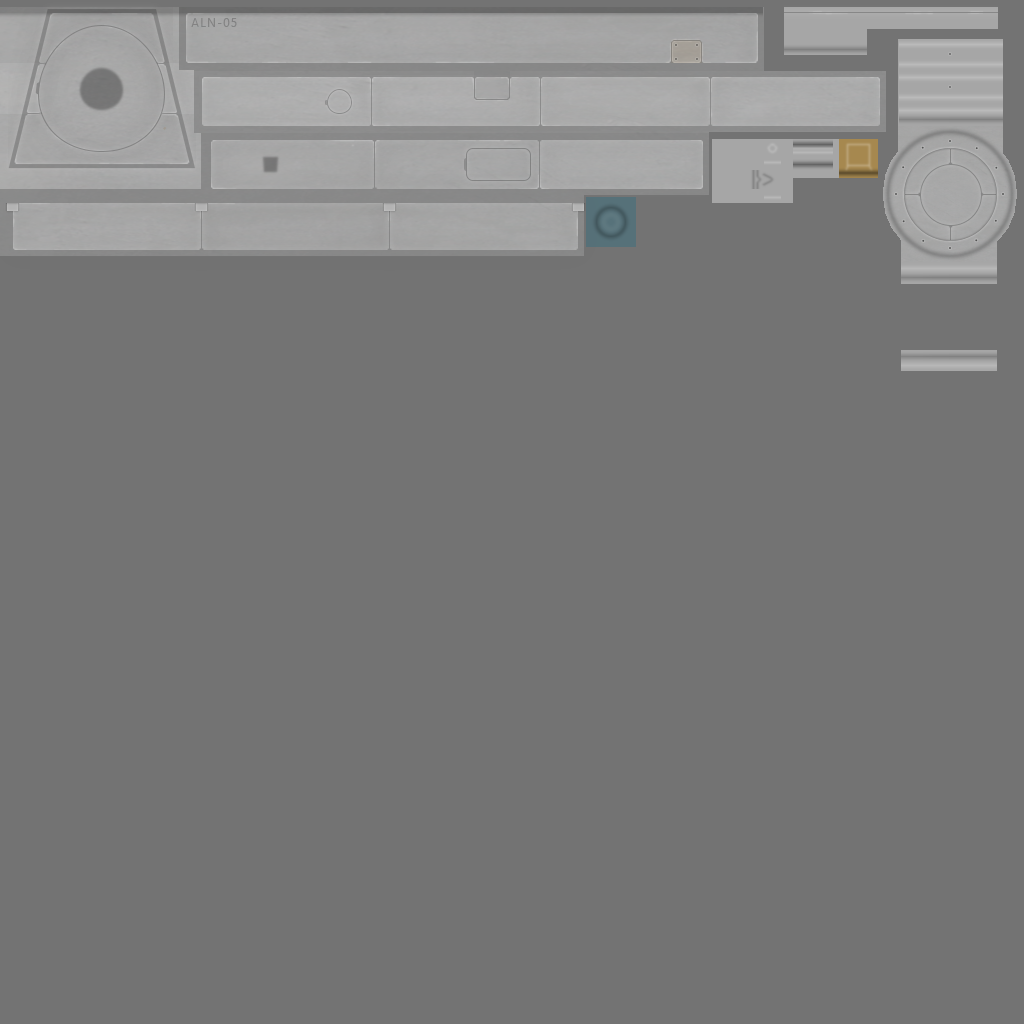
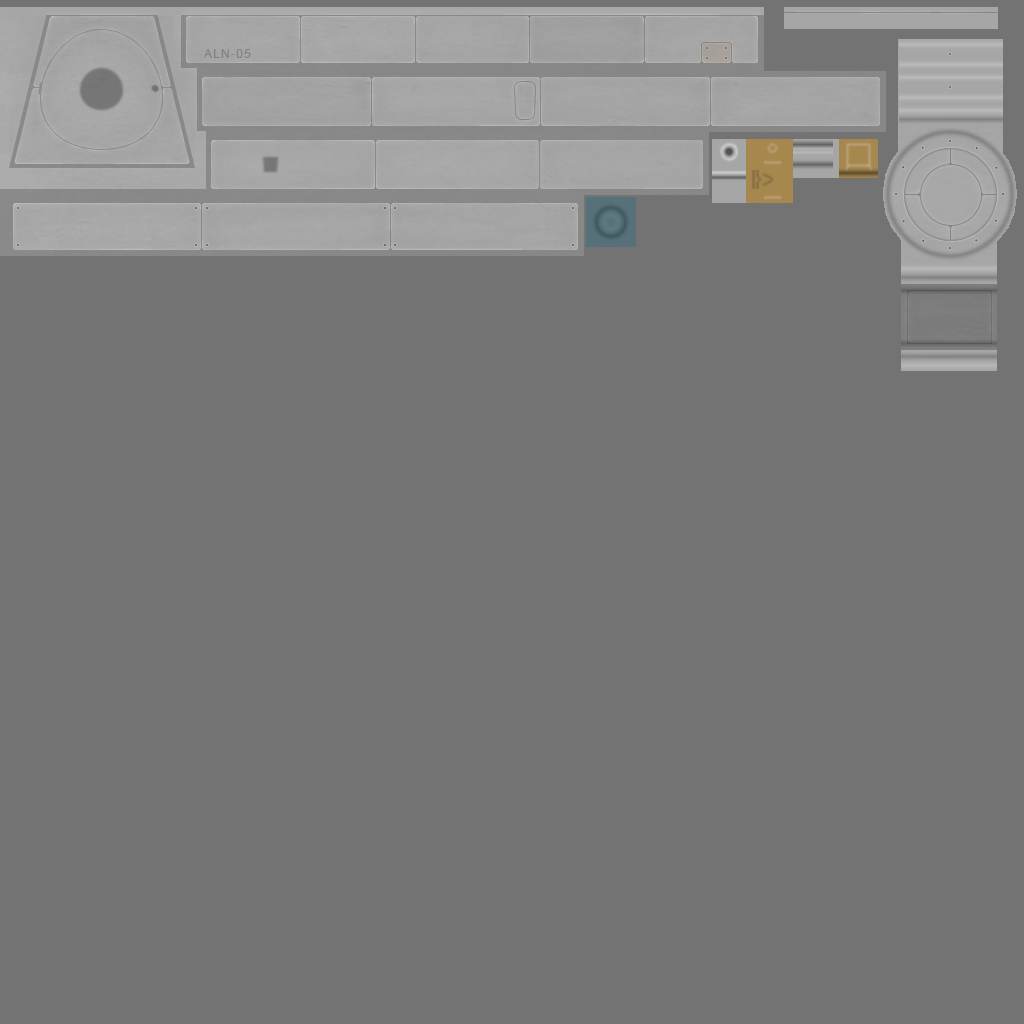
Before/after of a (1024, 1024) layered artwork. What changed in the layer stack:
added layer "Plate Low" above "Hue/Saturation 4" over box(901, 285, 997, 349)
added group "Plate" (1st of 2) (40%) with 4 layers above "Base Low" over box(901, 284, 997, 350)
added layer "Plate" (2nd of 2, in "Plate") in group "Plate" over box(906, 289, 993, 345)
added layer "Plate Higher" (25%) in group "Plate" over box(906, 298, 993, 343)
added layer "Plate High" (50%) in group "Plate" over box(901, 284, 997, 350)
added layer "Plate Shade" (50%) in group "Plate" over box(907, 290, 992, 344)
removed layer "Body Detail 2 High" (was 40%) over box(461, 146, 536, 186)
removed layer "Body Detail 1" over box(5, 203, 586, 214)
removed layer "Body Low 1" over box(0, 7, 763, 18)
added layer "Body Bolts 1" (50%) above "Hue/Saturation 2" over box(17, 207, 574, 246)
added layer "Hatch" in group "Door" over box(30, 29, 173, 150)
added layer "Hatch Higher" (50%) in group "Door" over box(31, 27, 173, 152)
added layer "Hatch High" in group "Door" over box(32, 21, 171, 153)
added layer "Hatch Shade" (50%) in group "Door" over box(13, 15, 190, 164)
"Door" (2nd of 2, in "Door"): blend multiply → normal, painted on it, unmasked it over box(8, 14, 196, 168)
painted on "Door Higher" over box(12, 13, 192, 165)
painted on "Door High" over box(6, 7, 198, 171)
painted on "Door Shade" over box(9, 7, 195, 164)
"Body" (2nd of 2, in "Body"): blend multiply → normal, painted on it over box(0, 7, 998, 250)
painted on "Body Higher" over box(8, 9, 985, 250)
painted on "Body High" over box(2, 5, 998, 250)
painted on "Body Shade" over box(0, 9, 881, 250)
painted on "Wear" over box(0, 7, 997, 350)
painted on "B" over box(0, 16, 886, 250)
…and 16 more changes (9 added, 1 painted, 6 removed)
